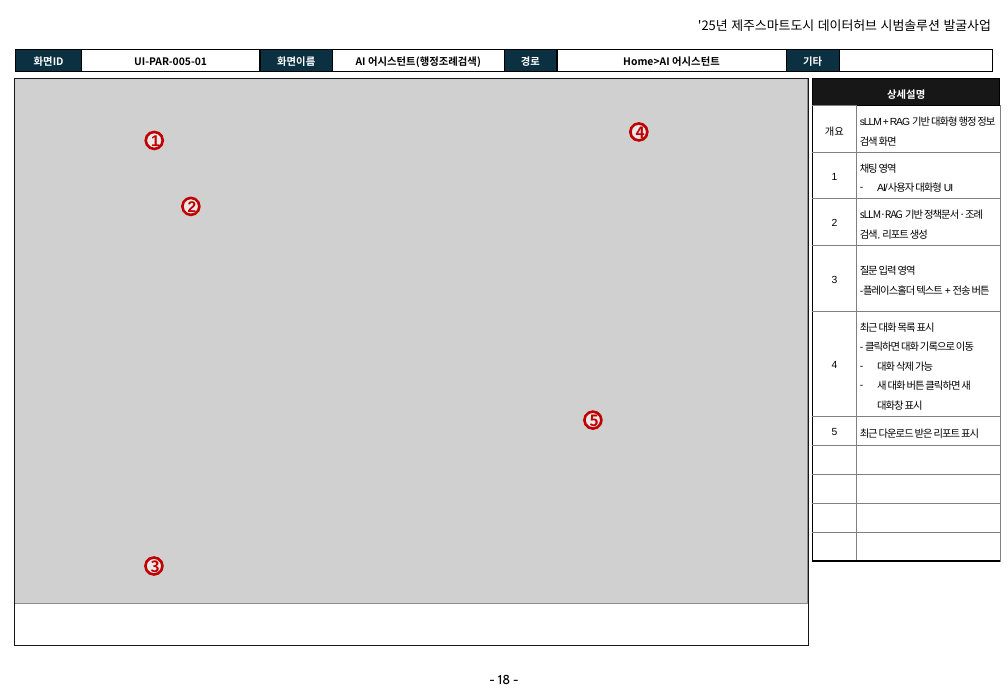
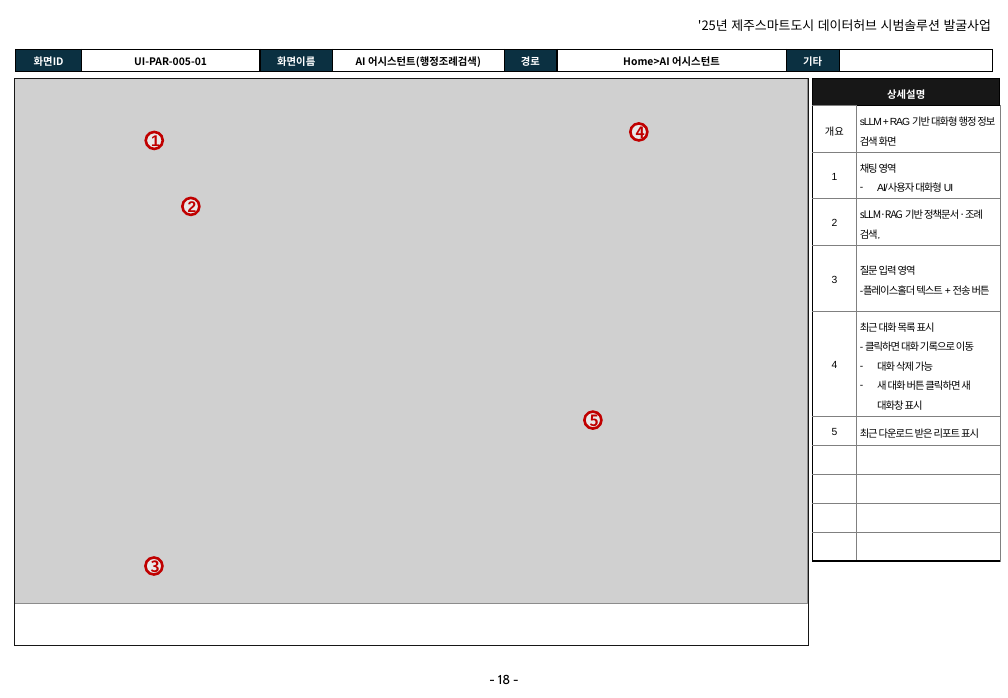
Before and after one commit to innopamSolution/jeju-datahub, a slide deck: slide 18 of Audit/JJ_PD_IP_D04_화면설계서_v1.5_이노팸.pptx. Drawn at 1008x698 pixels with LibreOffice and Linux fonts; fonts in the diff are those of the drawing; grey boxes stand for pictures; background and template pictures are left out. Boxes give left, top, right and bottom in pixels: in the first picture for what was removed or moved away, otherwise in the second. Text is boxed around its words. In the diff, an @@ line names an element or a change of style, - is before the commit and + after.

```diff
--- a/Audit/JJ_PD_IP_D04_화면설계서_v1.5_이노팸.pptx
+++ b/Audit/JJ_PD_IP_D04_화면설계서_v1.5_이노팸.pptx
@@ table at bbox=[813, 78, 1000, 499] @@
-row 4, column 2: sLLM·RAG 기반 정책문서·조례 검색, 리포트 생성
+row 4, column 2: sLLM·RAG 기반 정책문서·조례 검색,
```
Also in this commit, not shown: 5 other files.
